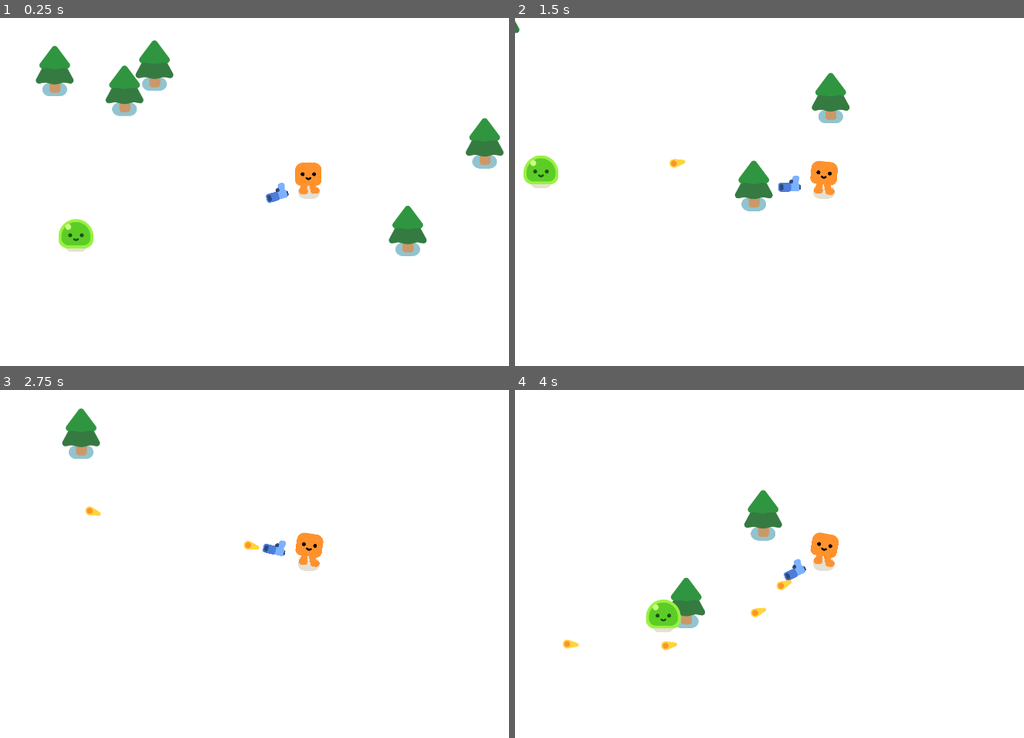
Above: before the commit, frames 1-4 (two rows, left to right).
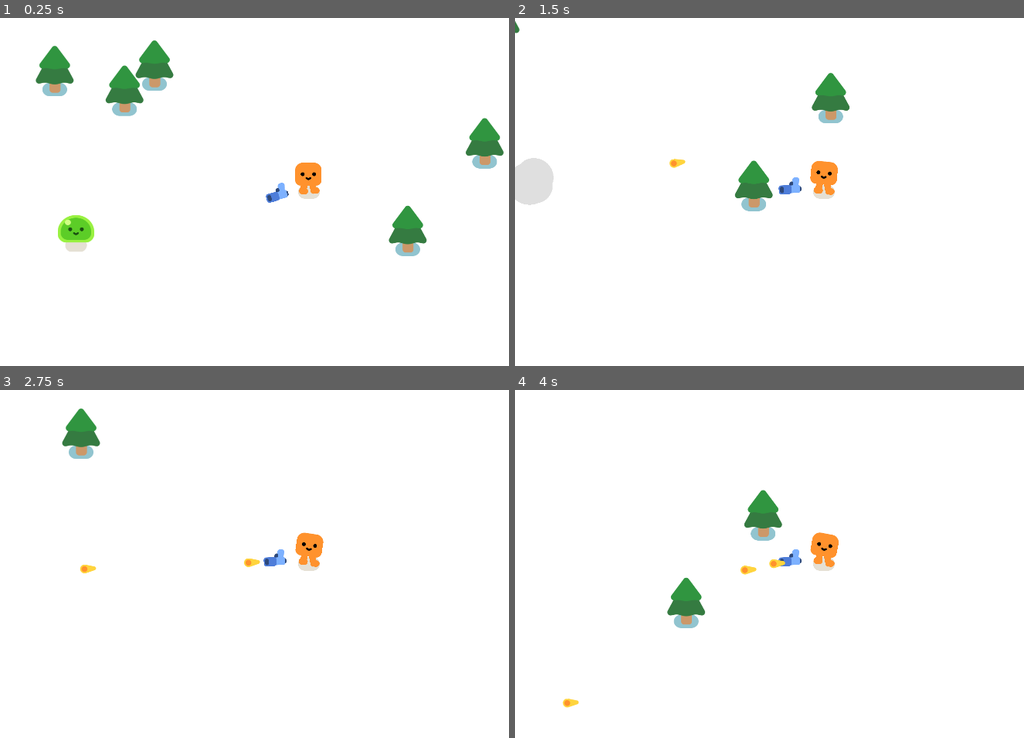
Above: after the commit, the same moments.

Repository: joszeto1/2024-game-final
Game: Godot game, scene res://survivors_game.tscn
The game is run twice, just before and just after one commit, with the same random seed, the same clock (stepped at 60 frames per second) and the same inputs.
Inputs:
- Up to frame 1 (0.25 s): no input
- Up to frame 2 (1.5 s): hold D (move_right) 0.53-1.28 s; hold S (move_down) from 1.28 s (still down)
- Up to frame 3 (2.75 s): release S (move_down) at 2.03 s; hold D (move_right) from 2.03 s (still down)
- Up to frame 4 (4 s): release D (move_right) at 2.78 s; hold W (move_up) 2.78-3.53 s; hold A (move_left) from 3.53 s (still down)

The runs differ from the first frame. In frame 1, 0.4% of the frame differs, in the area x 11-19%, y 56-67%; in frame 2, 1.0%; in frame 3, 0.5%; in frame 4, 1.2%, in the area x 9-58%, y 45-92%.

Commit message:
bullets damage enemies and kill them

Diff:
--- a/mob.gd
+++ b/mob.gd
@@ -1,8 +1,23 @@
 extends CharacterBody2D
 
 @onready var player = get_node("/root/Game/Player")
+var health = 3
+
+func _ready():
+	%Slime.play_walk()
 
 func _physics_process(delta):
 	var direction = global_position.direction_to(player.global_position)
 	velocity = direction * 300
 	move_and_slide()
+
+func take_damage():
+	health -= 1
+	%Slime.play_hurt()
+
+	if health == 0:
+		queue_free()
+		const SMOKE_SCENE = preload("res://smoke_explosion/smoke_explosion.tscn")
+		var smoke = SMOKE_SCENE.instantiate()
+		get_parent().add_child(smoke)
+		smoke.global_position = global_position
--- a/mob.tscn
+++ b/mob.tscn
@@ -13,6 +13,7 @@
 script = ExtResource("1_8e7gr")
 
 [node name="Slime" parent="." instance=ExtResource("1_fy7oy")]
+unique_name_in_owner = true
 
 [node name="CollisionShape2D" type="CollisionShape2D" parent="."]
 position = Vector2(0, -30)
--- a/player.gd
+++ b/player.gd
@@ -1,5 +1,6 @@
 extends CharacterBody2D
 
+var health = 100.0
 
 func _physics_process(delta):
 	var direction = Input.get_vector("move_left","move_right",
